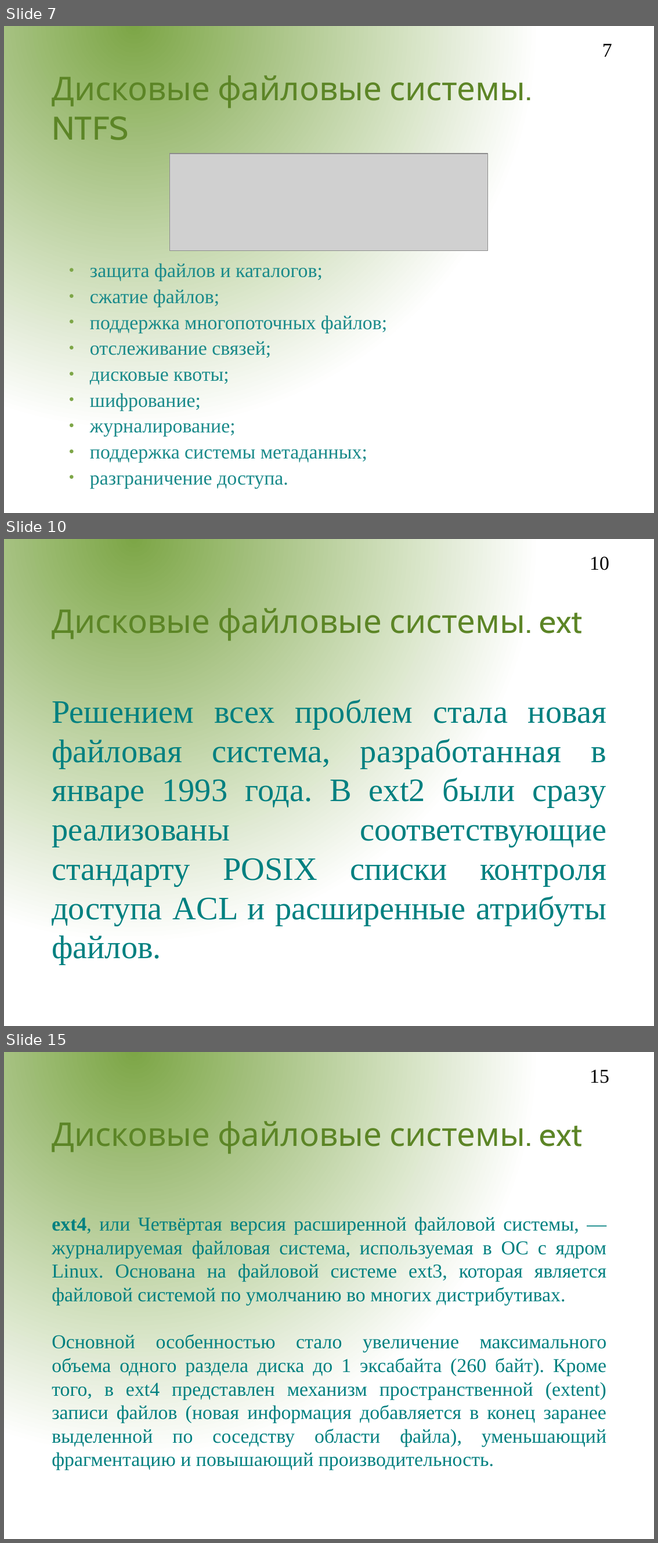
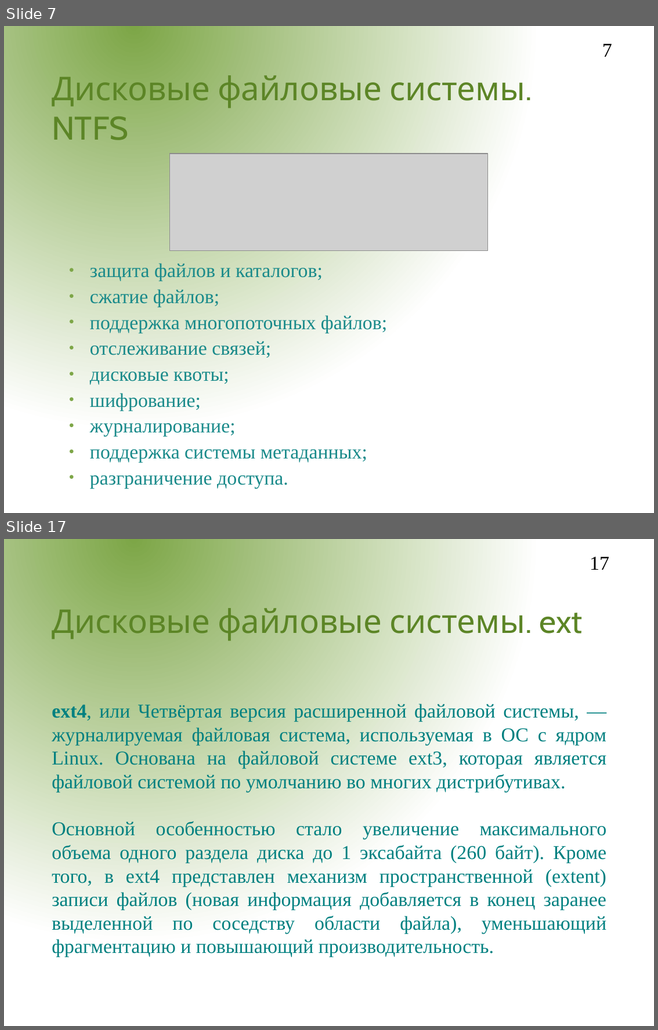
Before and after one commit to aeremenok/a-team-777, a slide deck: sem_9/st/fs.odp. Shown one above the other, each under a label of ours: slides 7, 10 and 15 before the commit, slides 7 and 17 after it; the slides between them are not shown. The pictures are 658x1543 and 658x1030 pixels, drawn with LibreOffice and Linux fonts; fonts in the diff are those of the drawing; grey boxes stand for pictures; background and template pictures are left out. Boxes give left, top, right and bottom in pixels: in the first picture for what was removed or moved away, otherwise in the second. Text is boxed around its words. In the diff, an @@ line names an element or a change of style, - is before the commit and + after.

```diff
--- a/sem_9/st/fs.odp
+++ b/sem_9/st/fs.odp
@@ slide 10 removed at (4,539,654,1026), background gradient #7DA647 to #FFFFFF @@
@@ page number removed at (589,556,609,570) @@
-10
@@ title removed at (52,606,582,642) @@
-Дисковые файловые системы. ext
@@ subtitle removed at (52,699,607,965) @@
-Решением всех проблем стала новая файловая система, разработанная в январе 1993 года. В ext2 были сразу реализованы соответствующие стандарту POSIX списки контроля доступа ACL и расширенные атрибуты файлов.
@@ what was slide 15 is now slide 17 @@
@@ page number at (589,556,609,570): text changed @@
-15
+17
```
Also in this commit, not shown: 9 slides changed, 3 slides added.
